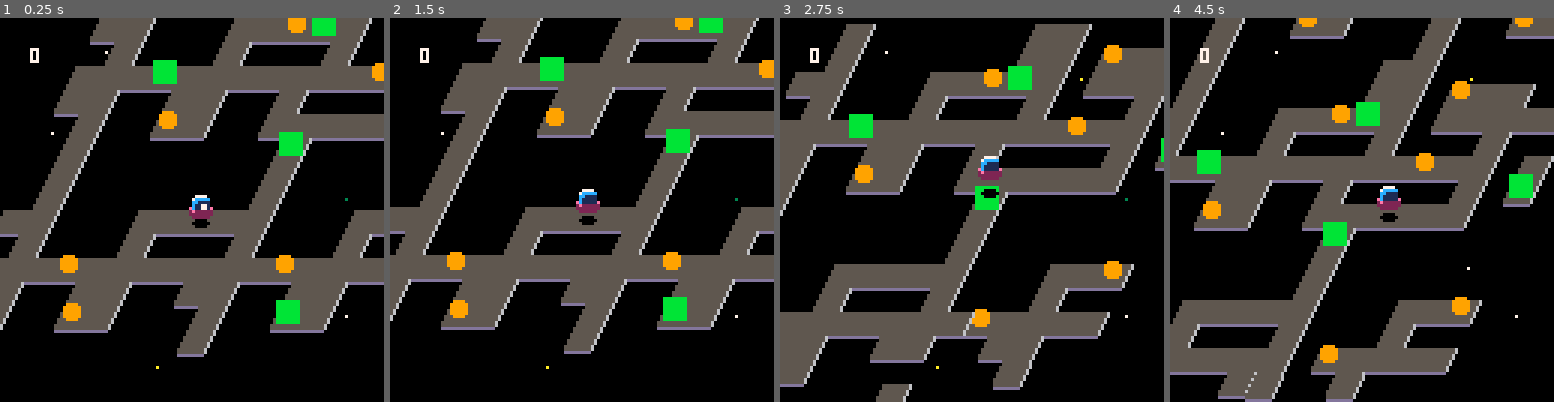
Above: before the commit, frames 1-4 (left to right).
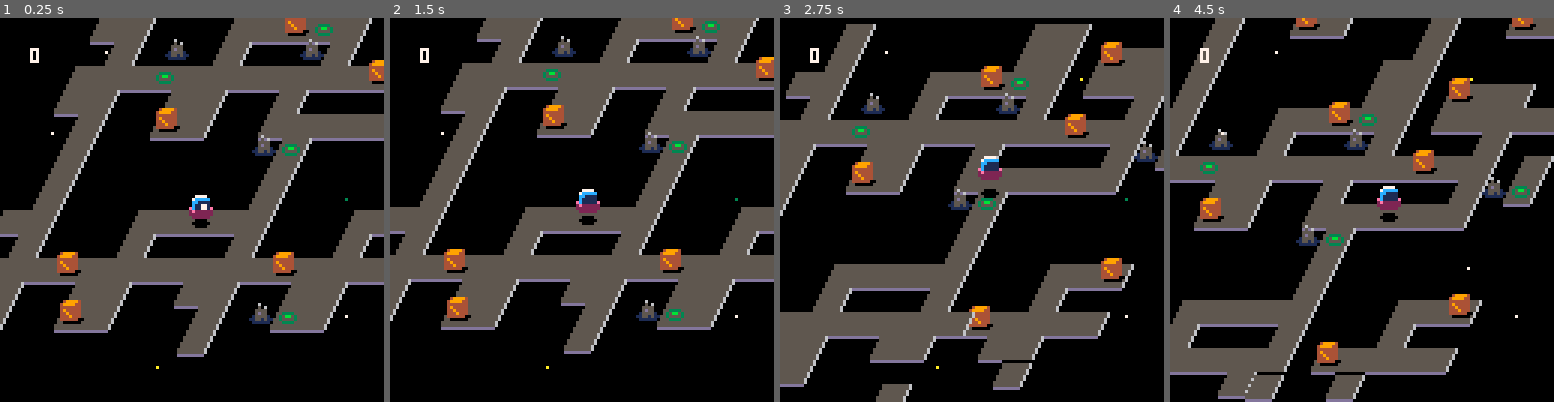
Above: after the commit, the same moments.

Repository: t-mw/superstar
Game: PICO-8 cartridge ld43.p8
The game is run twice, just before and just after one commit, with the same random seed, the same clock (stepped at 60 frames per second) and the same inputs.
Inputs:
- Up to frame 1 (0.25 s): no input
- Up to frame 2 (1.5 s): tap X (X key) at 0.33, 1.07 s; tap O (Z key) at 0.7 s
- Up to frame 3 (2.75 s): hold Right 1.6-2.1 s; tap O (Z key) at 1.7, 2.1, 2.5 s; tap X (X key) at 1.85 s; hold Up 2.15-2.42 s; hold Right from 2.47 s (still down)
- Up to frame 4 (4.5 s): tap O (Z key) every 0.4 s from 2.9 to 4.1 s; tap X (X key) at 2.97, 4.08 s; release Right at 3.03 s; hold Left 3.08-3.58 s; hold Down 3.63-3.97 s; hold Right from 4.02 s (still down)

The runs differ from the first frame. In frame 1, 3.8% of the frame differs, in the area x 14-100%, y 0-80%; in frame 2, 3.8%; in frame 3, 3.7%; in frame 4, 4.5%, in the area x 7-96%, y 0-98%.

Commit message:
Update source / destination sprites

Diff:
--- a/ld43.p8
+++ b/ld43.p8
@@ -33,7 +33,8 @@
    source_1 = 3,
    source_2 = 4,
    source_3 = 5,
-   destination = 6
+   destination = 6,
+   destination_used = 7
 }
 
 function is_empty_tile_type(tile_type)
@@ -202,6 +203,14 @@
    }
 end
 
+function is_tile_type(tx, ty, map, tile_type)
+   if not is_valid_idx(tx, ty, map_size) then
+      return false
+   end
+
+   return map[to_1d_idx(tx, ty, map_size)] == tile_type
+end
+
 function is_tile_empty(tx, ty, map)
    if not is_valid_idx(tx, ty, map_size) then
       return false
@@ -333,7 +342,7 @@
             })
 
             tail_item.is_emptying = true
-            map[idx] = tile_types.floor
+            map[idx] = tile_types.destination_used
          end
       end
 
@@ -440,6 +449,7 @@
 function _draw()
    local player = state.player
    local cam = state.camera;
+   local map = state.map
 
    cls(0)
 
@@ -461,23 +471,55 @@
       sspr((sprite % 16) * 8, flr(sprite / 16) * 8, 8, 8, x + 4 - flr(width / 2), y + 4 - flr(height / 2), width, height)
    end
 
+   function draw_destination_sprites(tx, ty, is_used)
+      local slow_time = flr((state.time + ty) / 3)
+      local blink = slow_time % 40 == 0
+
+      if not is_used and blink then
+         pal(11, 7)
+         pal(3, 7)
+         pal(6, 7)
+      end
+
+      for dir = 0, 3 do
+         local dx, dy = dir_to_dx_dy(dir)
+         if is_tile_type(tx + dx, ty + dy, map, tile_types.solid) then
+            draw_tile_sprite(tx + dx, ty + dy, 9)
+            break
+         end
+      end
+
+      if not is_used then
+         draw_tile_sprite(tx, ty, 8)
+      end
+
+      pal()
+   end
+
+   function draw_floor_sprite(tx, ty)
+      -- offset to align tiles with objects above, since we don't have z
+      local base_offset_x = -2
+      local base_offset_y = 2
+      draw_tile_sprite(tx, ty, 32, 1, 1, base_offset_x, base_offset_y)
+      draw_tile_sprite(tx, ty, 33, 1, 1, base_offset_x + 8, base_offset_y + 0)
+      draw_tile_sprite(tx, ty, 48, 1, 1, base_offset_x + 0, base_offset_y + 8)
+      draw_tile_sprite(tx, ty, 49, 1, 1, base_offset_x + 8, base_offset_y + 8)
+   end
+
    function draw_tile_type_sprite(tx, ty, tile_type)
       if tile_type == tile_types.solid then
          return
       else
-         -- offset to align tiles with objects above, since we don't have z
-         local base_offset_x = -2
-         local base_offset_y = 2
-         draw_tile_sprite(tx, ty, 32, 1, 1, base_offset_x, base_offset_y)
-         draw_tile_sprite(tx, ty, 33, 1, 1, base_offset_x + 8, base_offset_y + 0)
-         draw_tile_sprite(tx, ty, 48, 1, 1, base_offset_x + 0, base_offset_y + 8)
-         draw_tile_sprite(tx, ty, 49, 1, 1, base_offset_x + 8, base_offset_y + 8)
+         draw_floor_sprite(tx, ty)
 
          if tile_type == tile_types.floor then
          elseif is_source_tile_type(tile_type) then
-            draw_tile_sprite(tx, ty, 4)
-         elseif tile_type == tile_types.destination then
-            draw_tile_sprite(tx, ty, 2)
+            palt(7, true)
+            palt(0, false)
+            draw_tile_sprite(tx, ty, 7)
+            palt()
+         elseif tile_type == tile_types.destination or tile_type == tile_types.destination_used then
+            draw_destination_sprites(tx, ty, tile_type == tile_types.destination_used)
          else
             assert(false)
          end
@@ -516,23 +558,38 @@
    for x = start_x, end_x do
       for y = start_y, end_y do
          local idx = to_1d_idx(x, y, map_size)
-         local tile_type = state.map[idx]
+         local tile_type = map[idx]
          draw_tile_type_sprite(x, y, tile_type)
       end
    end
 
-   foreach(state.collapsing_tiles, function(collapsing_tile)
-              local collapse_frac = max(0, 1 - (state.time - collapsing_tile.time) / max_tile_collapse_timer)
-              assert(collapse_frac > 0)
-
-              local tx = collapsing_tile.tx
-              local ty = collapsing_tile.ty
-
-              local d_tpos = (collapse_frac % 0.1 > 0.05 and 1 / 8 or 0)
-              local idx = to_1d_idx(tx, ty, map_size)
-              local tile_type = state.map[idx]
-              draw_tile_type_sprite(tx + d_tpos, ty + d_tpos, tile_type)
-   end)
+   function draw_collapsing_tiles(shake)
+      foreach(state.collapsing_tiles, function(collapsing_tile)
+                 local collapse_frac = max(0, 1 - (state.time - collapsing_tile.time) / max_tile_collapse_timer)
+                 assert(collapse_frac > 0)
+
+                 local tx = collapsing_tile.tx
+                 local ty = collapsing_tile.ty
+
+                 local d_tpos = (collapse_frac % 0.1 > 0.05 and 1 / 8 or 0)
+                 if not shake then
+                    d_tpos = 0
+                 end
+
+                 local idx = to_1d_idx(tx, ty, map_size)
+                 local tile_type = state.map[idx]
+                 draw_tile_type_sprite(tx + d_tpos, ty + d_tpos, tile_type)
+      end)
+   end
+
+   -- blacken static tiles
+   for c = 1, 15 do
+      pal(c, 0)
+   end
+   draw_collapsing_tiles(false)
+   pal()
+
+   draw_collapsing_tiles(true)
 
    local move_frac = 1 - max(0, player.move_timer / max_move_timer)
 
@@ -613,14 +670,14 @@
 end
 
 __gfx__
-0000000066666666bbbbbbbb00777700000000000000000000000000000000000000000000000000000000000000000000000000000000000000000000000000
-0000000066666666bbbbbbbb07ccccc0009999000000000000000000000000000000000000000000000000000000000000000000000000000000000000000000
-0070070066666666bbbbbbbb0cc1111009999990000aa00000000000000000000000000000000000000000000000000000000000000000000000000000000000
-0007700066666666bbbbbbbb0c1111100999999000aaaa0000077000000000000000000000000000000000000000000000000000000000000000000000000000
-0007700066666666bbbbbbbbec11111e0999999000aaaa0000077000000000000000000000000000000000000000000000000000000000000000000000000000
-0070070066666666bbbbbbbb2e22222209999990000aa00000000000000000000000000000000000000000000000000000000000000000000000000000000000
-0000000066666666bbbbbbbb22222222009999000000000000000000000000000000000000000000000000000000000000000000000000000000000000000000
-0000000066666666bbbbbbbb02222220000000000000000000000000000000000000000000000000000000000000000000000000000000000000000000000000
+0000000066666666bbbbbbbb00777700000000000000000000000000749999470000000000000000000000000000000000000000000000000000000000000000
+0000000066666666bbbbbbbb07ccccc0009999000000000000000000499994470000000000060000000000000000000000000000000000000000000000000000
+0070070066666666bbbbbbbb0cc1111009999990000aa00000000000444444470000000000050600000000000000000000000000000000000000000000000000
+0007700066666666bbbbbbbb0c1111100999999000aaaa0000077000494444470000000000555500000000000000000000000000000000000000000000000000
+0007700066666666bbbbbbbbec11111e0999999000aaaa00000770004494444700333300005d5500000000000000000000000000000000000000000000000000
+0070070066666666bbbbbbbb2e22222209999990000aa0000000000044494447030bb03001555510000000000000000000000000000000000000000000000000
+0000000066666666bbbbbbbb22222222009999000000000000000000444444000300003011551511000000000000000000000000000000000000000000000000
+0000000066666666bbbbbbbb02222220000000000000000000000000700000070033330001111110000000000000000000000000000000000000000000000000
 00000000000000000000000000000000000000000000000000000000000000000000000000000000000000000000000000000000000000000000000000000000
 00000000000000000000000000000000070000000700000000000000000000000000000000000000000000000000000000000000000000000000000000000000
 00000000000000000000000000000000007000000070000000700000000000000000000000000000000000000000000000000000000000000000000000000000
